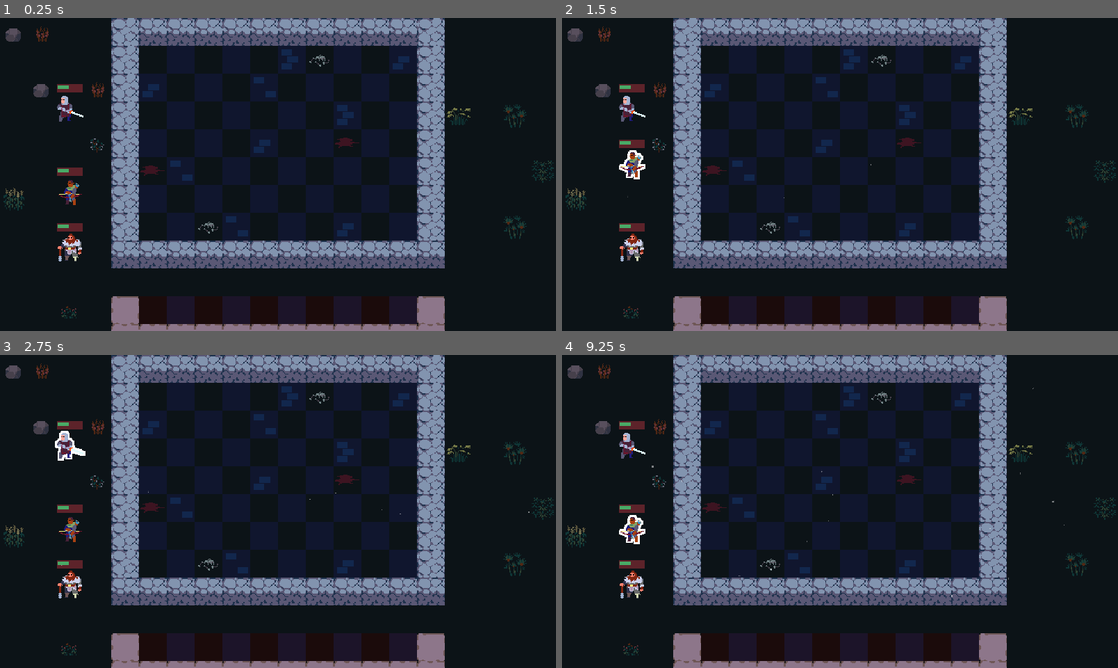
Above: before the commit, frames 1-4 (two rows, left to right).
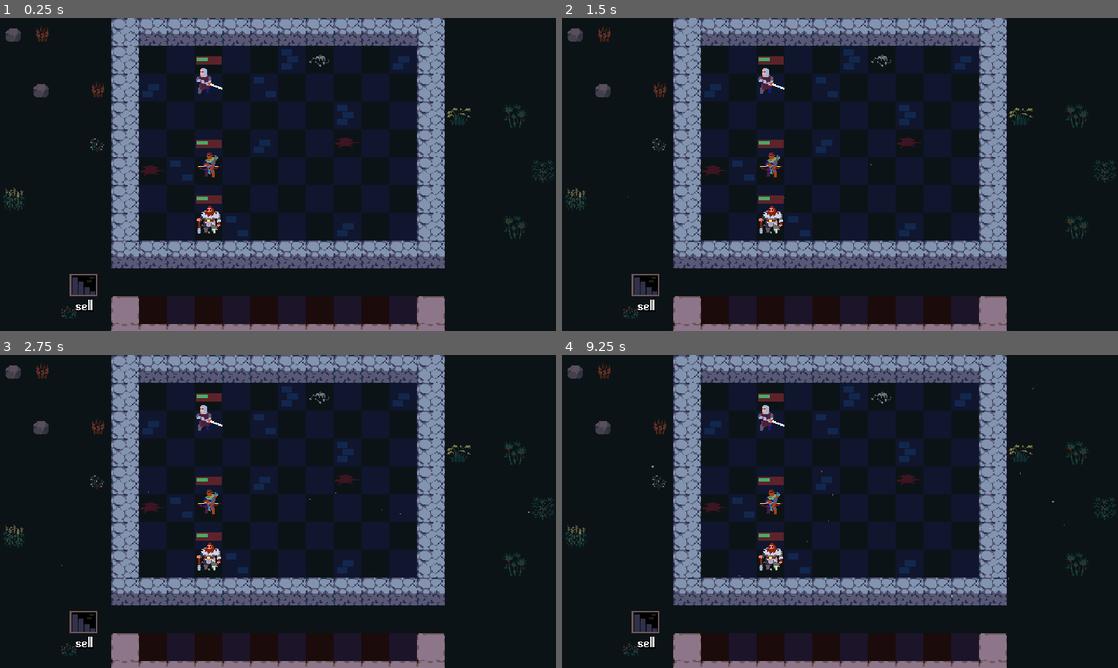
Above: after the commit, the same moments.

Repository: Wang-Junwen/AutoChess
Game: Godot game, scene res://scene/arena/arena.tscn
Two runs of this game, one before a commit and one after it. Both use one fixed random seed, a clock stepped at 60 frames per second and the inputs below.
Inputs (mouse positions are in pixels of both pictures, inside the frame that each line leads up to):
- Up to frame 1 (0.25 s): no input
- Up to frame 2 (1.5 s): tap Enter at 0.5 s; drag from (628, 246) to (628, 108) at 0.52 s; drag from (628, 193) to (628, 108) at 1.27 s
- Up to frame 3 (2.75 s): hold S (quick_sell, bound only after the commit) from 2.03 s (still down); click (66, 445) at 2.17 s
- Up to frame 4 (9.25 s): release S (quick_sell, bound only after the commit) at 2.75 s; tap Space at 2.75, 4.25, 5.75 s; drag from (812, 574) to (628, 530) at 2.77 s; tap Enter at 3.5, 5 s; move the mouse to (1006, 558) at 3.52 s; press the mouse at (1006, 558) at 3.53 s; tap S (quick_sell, bound only after the commit) at 3.8, 8.3 s; release the mouse at (1006, 558) at 4.25 s; drag from (673, 464) to (756, 433) at 4.27 s; move the mouse to (867, 511) at 5.02 s; hold S (quick_sell, bound only after the commit) 5.03-5.75 s; click (867, 511) at 5.17 s; drag from (756, 433) to (728, 527) at 5.77 s; move the mouse to (962, 495) at 6.52 s; hold S (quick_sell, bound only after the commit) 6.53-7.25 s; click (962, 495) at 6.67 s; drag from (728, 527) to (628, 445) at 7.27 s; move the mouse to (895, 442) at 8.02 s; press the mouse at (895, 442) at 8.03 s; release the mouse at (895, 442) at 8.75 s; drag from (812, 574) to (628, 530) at 8.77 s

The runs differ from the first frame. In frame 1, 2.0% of the frame differs, in the area x 10-40%, y 12-94%; in frame 2, 2.1%; in frame 3, 2.1%; in frame 4, 2.1%.

Commit message:
添加单位出售系统

Diff:
--- a/assets/shaders/2d_outline_shader.tres
+++ b/assets/shaders/2d_outline_shader.tres
@@ -6,4 +6,4 @@
 resource_local_to_scene = true
 shader = ExtResource("1_jrprq")
 shader_parameter/line_color = Color(1, 1, 1, 1)
-shader_parameter/line_thickness = 2
+shader_parameter/line_thickness = 0
--- /dev/null
+++ b/data/player/player_stats.gd
@@ -0,0 +1,19 @@
+class_name PlayerStats
+extends Resource
+
+@export_range(0, 99) var gold: int : set = _set_gold
+@export_range(0, 99) var xp: int : set = _set_xp
+@export_range(1, 10) var level: int : set = _set_level
+
+
+func _set_gold(value: int) -> void:
+	gold = value
+	emit_changed()
+
+func _set_xp(value: int) -> void:
+	xp = value
+	emit_changed()
+
+func _set_level(value: int) -> void:
+	level = value
+	emit_changed()
--- /dev/null
+++ b/data/player/player_stats.tres
@@ -0,0 +1,10 @@
+[gd_resource type="Resource" script_class="PlayerStats" load_steps=2 format=3 uid="uid://kkfwn02pcskk"]
+
+[ext_resource type="Script" uid="uid://bo6p86dh50wjh" path="res://data/player/player_stats.gd" id="1_o1dyv"]
+
+[resource]
+script = ExtResource("1_o1dyv")
+gold = 50
+xp = 0
+level = 0
+metadata/_custom_type_script = "uid://bo6p86dh50wjh"
--- a/data/units/arthur.tres
+++ b/data/units/arthur.tres
@@ -7,5 +7,6 @@
 name = "Arthur"
 rarity = 2
 gold_cost = 4
+tier = 1
 skin_coordinates = Vector2i(4, 2)
 metadata/_custom_type_script = "uid://fqwxtj8wkrsh"
--- a/data/units/unit_stats.gd
+++ b/data/units/unit_stats.gd
@@ -5,26 +5,40 @@
 	COMMON,
 	UNCOMMON,
 	RARE,
-	LEGENDARY
+	LEGENDARY,
 }
 
 const RARITY_COLORS = {
 	Rarity.COMMON: Color("124a2e"), # 深绿色
 	Rarity.UNCOMMON: Color("1c527c"), # 深蓝色
 	Rarity.RARE: Color("ab0979"), # 紫色
-	Rarity.LEGENDARY: Color("ea940b") # 橙色
+	Rarity.LEGENDARY: Color("ea940b"), # 橙色
 }
-
 
 @export var name: String
 
 @export_category("Data")
 @export var rarity: Rarity
 @export var gold_cost := 1
+@export_range(1, 3) var tier := 1:
+	set = _set_tier
 
 @export_category("Visuals")
 @export var skin_coordinates: Vector2i
 
 
+func get_combined_unit_count() -> int:
+	return 3 ** (tier - 1)
+
+
+func get_gold_value() -> int:
+	return gold_cost * get_combined_unit_count()
+
+
 func _to_string() -> String:
 	return name
+
+
+func _set_tier(value: int):
+	tier = value
+	emit_changed()
--- a/project.godot
+++ b/project.godot
@@ -24,6 +24,10 @@
 window/stretch/mode="viewport"
 window/stretch/scale_mode="integer"
 
+[gui]
+
+theme/custom="uid://dfwyixi7xkn7k"
+
 [input]
 
 select={
@@ -36,6 +40,11 @@
 "events": [Object(InputEventMouseButton,"resource_local_to_scene":false,"resource_name":"","device":-1,"window_id":0,"a …(253 unchanged characters)…
 ]
 }
+quick_sell={
+"deadzone": 0.2,
+"events": [Object(InputEventKey,"resource_local_to_scene":false,"resource_name":"","device":0,"window_id":0,"alt_pressed":false,"shift_pressed":false,"ctrl_pressed":false,"meta_pressed":false,"pressed":false,"keycode":0,"physical_keycode":83,"key_label":0,"unicode":0,"location":0,"echo":false,"script":null)
+]
+}
 
 [rendering]
 
--- a/scene/arena/arena.gd
+++ b/scene/arena/arena.gd
@@ -8,7 +8,9 @@
 
 @onready var unit_spawner: UnitSpawner = $UnitSpawner
 @onready var unit_mover: UnitMover = $UnitMover
+@onready var sell_portal: SellPortal = $SellPortal
 
 func _ready():
 	# 连接单位生成器与单位移动器的信号
 	unit_spawner.unit_spawned.connect(unit_mover.setup_unit)
+	unit_spawner.unit_spawned.connect(sell_portal.setup_unit)
--- a/scene/arena/arena.tscn
+++ b/scene/arena/arena.tscn
@@ -11,6 +11,8 @@
 [ext_resource type="Script" uid="uid://dgoc5p373yitq" path="res://components/unit_mover.gd" id="8_afgd6"]
 [ext_resource type="Resource" uid="uid://dvhulyq22ajca" path="res://data/units/arthur.tres" id="9_qvpqk"]
 [ext_resource type="Script" uid="uid://mgia8p28gu3k" path="res://components/unit_spawner.gd" id="11_il7u2"]
+[ext_resource type="PackedScene" uid="uid://dgabgcwyjare2" path="res://scene/sell_portal/sell_portal.tscn" id="12_xgae6"]
+[ext_resource type="Resource" uid="uid://kkfwn02pcskk" path="res://data/player/player_stats.tres" id="13_k35wp"]
 
 [sub_resource type="Curve" id="Curve_nq1he"]
 _data = [Vector2(0.00166667, 0.000609994), 0.0, 0.0, 0, 0, Vector2(0.183333, 1), 0.0, 0.0, 0, 0, Vector2(0.818333, 1), 0.0, 0.0, 0, 0, Vector2(1, 0.0204393), 0.0, 0.0, 0, 0]
@@ -117,14 +119,14 @@
 tile = Vector2i(3, 0)
 
 [node name="Unit" parent="." instance=ExtResource("4_vf884")]
-position = Vector2(64, 256)
+position = Vector2(224, 224)
 
 [node name="Unit2" parent="." instance=ExtResource("4_vf884")]
-position = Vector2(64, 192)
+position = Vector2(224, 160)
 stats = ExtResource("8_3kq5i")
 
 [node name="Unit3" parent="." instance=ExtResource("4_vf884")]
-position = Vector2(64, 96)
+position = Vector2(224, 64)
 stats = ExtResource("9_qvpqk")
 
 [node name="UnitSpawner" type="Node" parent="." node_paths=PackedStringArray("bench", "game_area")]
@@ -135,3 +137,7 @@
 [node name="UnitMover" type="Node" parent="." node_paths=PackedStringArray("play_areas")]
 script = ExtResource("8_afgd6")
 play_areas = [NodePath("../GameArea"), NodePath("../Bench")]
+
+[node name="SellPortal" parent="." instance=ExtResource("12_xgae6")]
+position = Vector2(80, 288)
+palyer_stats = ExtResource("13_k35wp")
--- /dev/null
+++ b/scene/sell_portal/sell_portal.gd
@@ -0,0 +1,50 @@
+class_name SellPortal
+extends Area2D
+
+@export var palyer_stats: PlayerStats
+
+@onready var outline_highlighter: OutlineHighlighter = $OutlineHighlighter
+@onready var gold: HBoxContainer = %Gold
+@onready var gold_label: Label = %GoldLabel
+
+var current_unit: Unit
+
+
+func _ready() -> void:
+	var units := get_tree().get_nodes_in_group("units")
+	for unit: Unit in units:
+		setup_unit(unit)
+
+
+func setup_unit(unit: Unit) -> void:
+	unit.drag_and_drop.dropped.connect(_on_unit_dropped.bind(unit))
+	unit.quick_sell_pressed.connect(_sell_unit.bind(unit))
+
+
+func _on_unit_dropped(_starting_position: Vector2, unit: Unit) -> void:
+	if unit and unit == current_unit:
+		_sell_unit(unit)
+
+
+func _sell_unit(unit: Unit) -> void:
+	palyer_stats.gold += unit.stats.get_gold_value()
+	# TODO: 返还物品
+	# TODO：返回units到unit pool
+	print("player gold:", palyer_stats.gold)
+
+	unit.queue_free()
+
+
+func _on_area_entered(unit: Unit) -> void:
+	current_unit = unit
+	outline_highlighter.highlight()
+	gold_label.text = str(unit.stats.get_gold_value())
+	gold.show()
+
+
+func _on_area_exited(unit: Unit) -> void:
+	if unit and unit == current_unit:
+		current_unit = null
+
+	outline_highlighter.clear_highlight()
+	gold.hide()
--- /dev/null
+++ b/scene/sell_portal/sell_portal.tscn
@@ -0,0 +1,70 @@
+[gd_scene load_steps=8 format=3 uid="uid://dgabgcwyjare2"]
+
+[ext_resource type="Material" uid="uid://bb8m5fhpi4wqn" path="res://assets/shaders/2d_outline_shader.tres" id="1_qwi7g"]
+[ext_resource type="Script" uid="uid://d0qvkbt6n4hx1" path="res://scene/sell_portal/sell_portal.gd" id="1_s5jlg"]
+[ext_resource type="Texture2D" uid="uid://b1ro1ssup7dcp" path="res://assets/sprites/tiles.png" id="2_7hv33"]
+[ext_resource type="Script" uid="uid://cn7qt5ku8iorl" path="res://components/outline_highlighter.gd" id="3_s5jlg"]
+[ext_resource type="Texture2D" uid="uid://c4awhqfup7o2k" path="res://assets/sprites/gold.png" id="4_7hv33"]
+
+[sub_resource type="CircleShape2D" id="CircleShape2D_7jcj0"]
+radius = 24.0
+
+[sub_resource type="LabelSettings" id="LabelSettings_s5jlg"]
+shadow_size = 2
+shadow_color = Color(0, 0, 0, 0.576471)
+
+[node name="SellPortal" type="Area2D"]
+script = ExtResource("1_s5jlg")
+
+[node name="Visuals" type="CanvasGroup" parent="."]
+material = ExtResource("1_qwi7g")
+
+[node name="Sprite2D" type="Sprite2D" parent="Visuals"]
+position = Vector2(16, 16)
+texture = ExtResource("2_7hv33")
+region_enabled = true
+region_rect = Rect2(224, 512, 32, 32)
+
+[node name="CollisionShape2D" type="CollisionShape2D" parent="."]
+visible = false
+position = Vector2(16, 16)
+shape = SubResource("CircleShape2D_7jcj0")
+
+[node name="OutlineHighlighter" type="Node" parent="." node_paths=PackedStringArray("visuals")]
+script = ExtResource("3_s5jlg")
+visuals = NodePath("../Visuals")
+outline_color = Color(0.52549, 0.858824, 0.745098, 1)
+outline_thickness = 2
+
+[node name="Label" type="Label" parent="."]
+offset_top = 36.0
+offset_right = 32.0
+offset_bottom = 54.0
+text = "sell"
+label_settings = SubResource("LabelSettings_s5jlg")
+horizontal_alignment = 1
+
+[node name="Gold" type="HBoxContainer" parent="."]
+unique_name_in_owner = true
+visible = false
+offset_top = 52.0
+offset_right = 32.0
+offset_bottom = 70.0
+alignment = 1
+
+[node name="GoldLabel" type="Label" parent="Gold"]
+unique_name_in_owner = true
+layout_mode = 2
+text = "99"
+label_settings = SubResource("LabelSettings_s5jlg")
+horizontal_alignment = 1
+
+[node name="TextureRect" type="TextureRect" parent="Gold"]
+custom_minimum_size = Vector2(9, 0)
+layout_mode = 2
+texture = ExtResource("4_7hv33")
+expand_mode = 1
+stretch_mode = 5
+
+[connection signal="area_entered" from="." to="." method="_on_area_entered"]
+[connection signal="area_exited" from="." to="." method="_on_area_exited"]
--- a/scene/unit/unit.gd
+++ b/scene/unit/unit.gd
@@ -1,6 +1,8 @@
 @tool
 class_name Unit
 extends Area2D
+
+signal quick_sell_pressed
 
 @export var stats: UnitStats:
 	set = _set_stats
@@ -12,12 +14,22 @@
 @onready var velocity_based_rotation: VelocityBasedRotation = $VelocityBasedRotation
 @onready var outline_highlighter: OutlineHighlighter = $OutlineHighlighter
 
+var is_hovered: bool = false
+
 
 func _ready():
 	# 忽略编辑器模式下的拖拽
 	if not Engine.is_editor_hint():
 		drag_and_drop.drag_started.connect(_on_drag_started)
 		drag_and_drop.drag_canceled.connect(_on_drag_canceled)
+
+
+func _input(event: InputEvent) -> void:
+	if not is_hovered:
+		return
+
+	if event.is_action_pressed("quick_sell"):
+		quick_sell_pressed.emit()
 
 
 func _set_stats(new_stats: UnitStats) -> void:
@@ -36,6 +48,7 @@
 func _on_mouse_entered() -> void:
 	if drag_and_drop.dragging:
 		return
+	is_hovered = true
 	# 高亮
 	outline_highlighter.highlight()
 	z_index = 1
@@ -44,6 +57,7 @@
 func _on_mouse_exited() -> void:
 	if drag_and_drop.dragging:
 		return
+	is_hovered = false
 	# 取消高亮
 	outline_highlighter.clear_highlight()
 	z_index = 0
Not shown, added: data/player/player_stats.gd.uid
Not shown: 1 places in scene/arena/arena.tscn that only renumber resources
Not shown, added: scene/sell_portal/sell_portal.gd.uid
Not shown, changed: README.md
